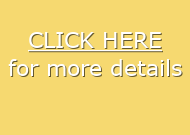
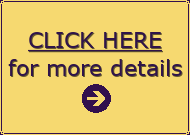
Comparing the layer stacks of the two (190, 135) images. Changes:
painted on "CLICK HERE ..." over [8, 32, 182, 76]
added layer "texture #1" above "Pasted Layer #1" over [0, 0, 190, 135]
